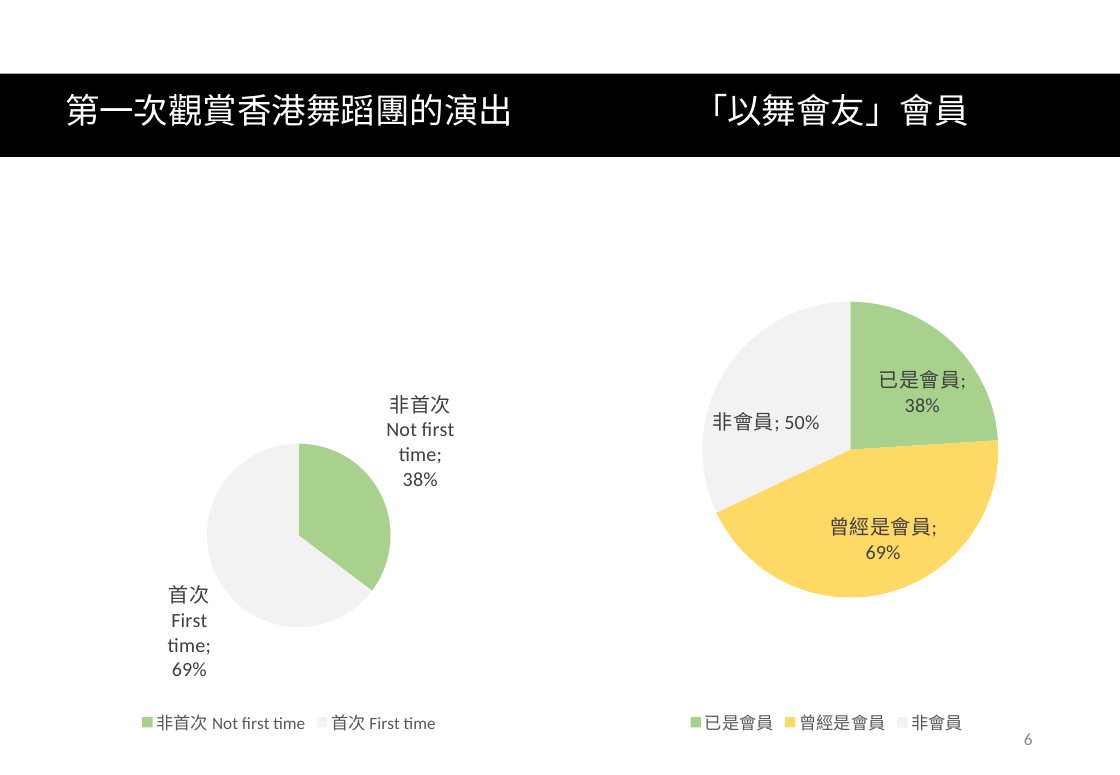
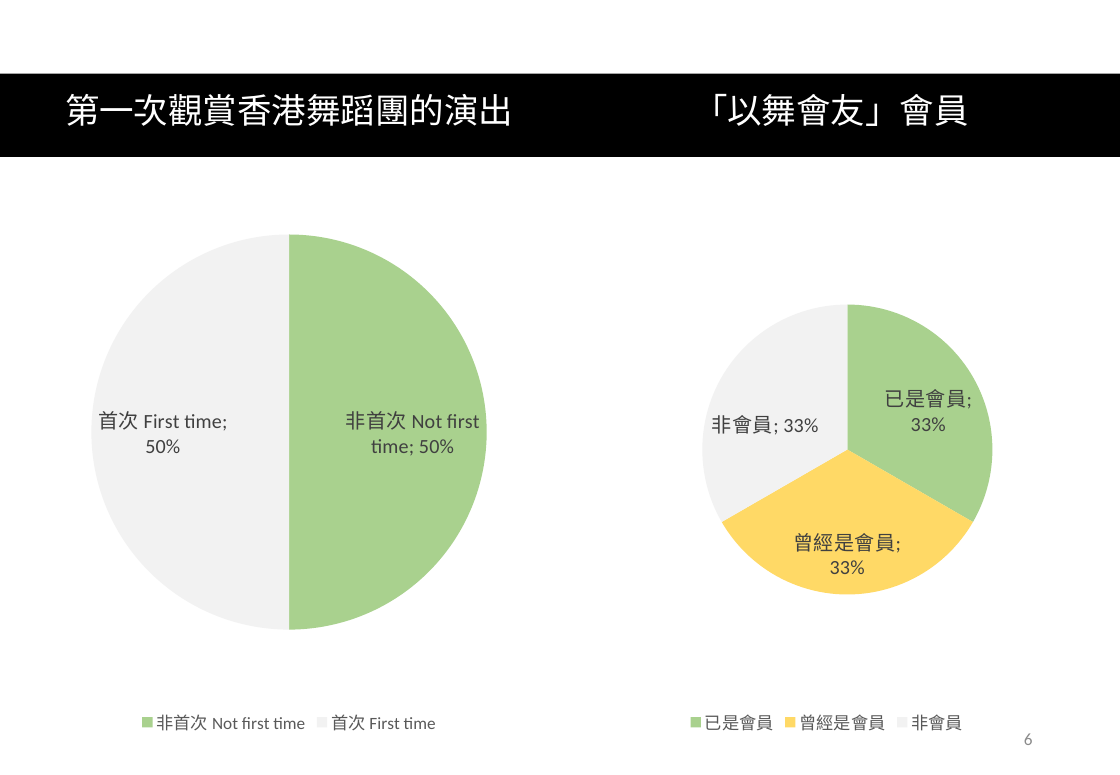
Before and after one commit to wintonau/hkdance2026a, a slide deck: slide 6 of app/static/hkdance2025_template.pptx. Drawn at 1120x775 pixels with LibreOffice and Linux fonts; fonts in the diff are those of the drawing. Boxes give left, top, right and bottom in pixels: in the first picture for what was removed or moved away, otherwise in the second. Text is boxed around its words. In the diff, an @@ line names an element or a change of style, - is before the commit and + after.

```diff
--- a/app/static/hkdance2025_template.pptx
+++ b/app/static/hkdance2025_template.pptx
@@ pie chart at box(78, 167, 502, 739) @@
@@ Series 1, 非首次 Not first time: 0.38 to 0.5 @@
@@ Series 1, 首次 First time: 0.69 to 0.5 @@
@@ pie chart at box(615, 167, 1039, 739) @@
@@ Series 1, 已是會員: 0.38 to 0.33 @@
@@ Series 1, 曾經是會員: 0.69 to 0.33 @@
@@ Series 1, 非會員: 0.5 to 0.33 @@
```
Also in this commit, not shown: 6 other files.
